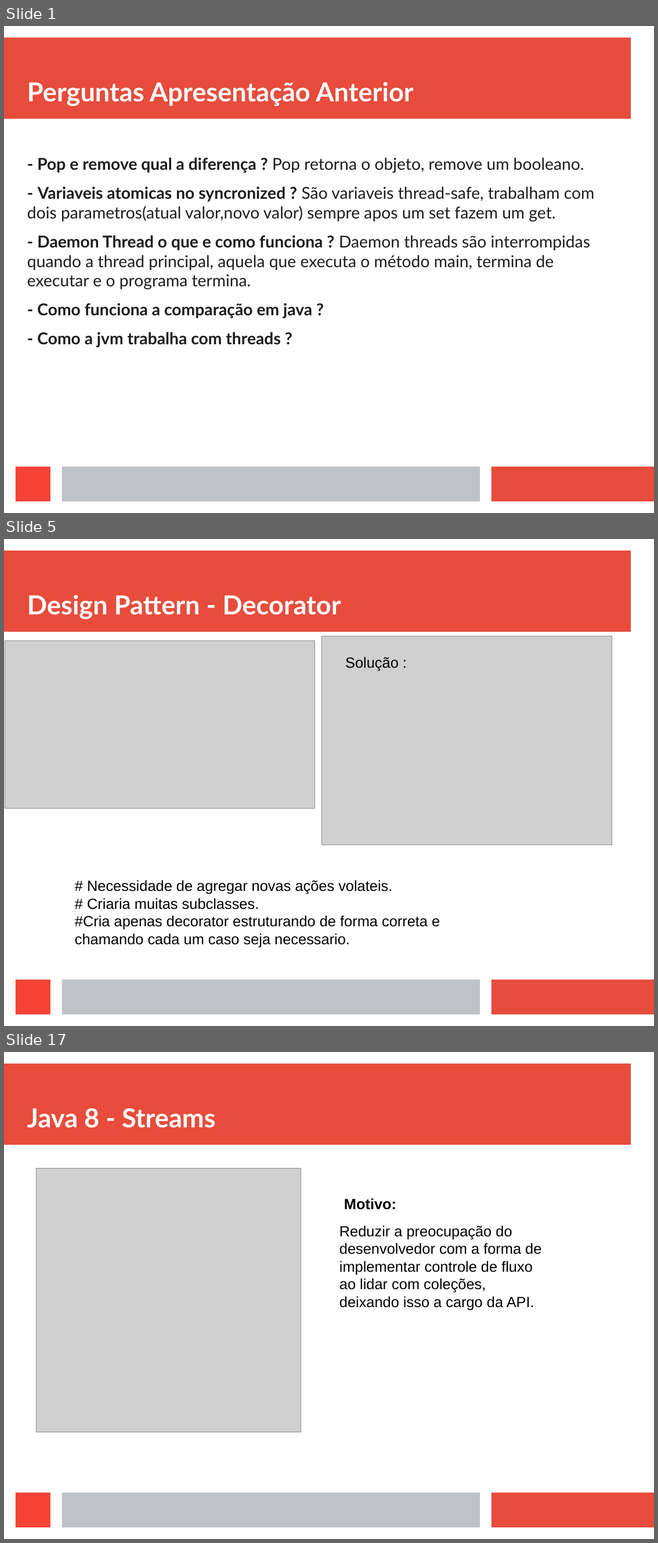
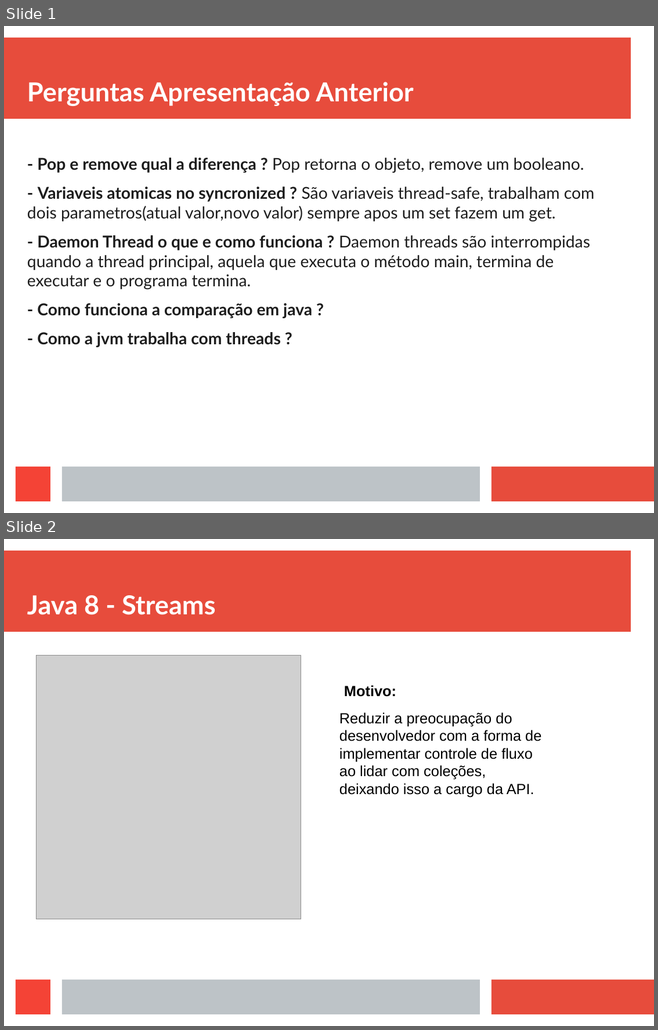
Before and after one commit to viniciusFortti/test, a slide deck: Apresentação/ApresentaçãoTerceiraSemana.odp. Shown one above the other, each under a label of ours: slides 1, 5 and 17 before the commit, slides 1 and 2 after it; the slides between them are not shown. The pictures are 658x1543 and 658x1030 pixels, drawn with LibreOffice and Linux fonts; fonts in the diff are those of the drawing; grey boxes stand for pictures. Boxes give left, top, right and bottom in pixels: in the first picture for what was removed or moved away, otherwise in the second. Text is boxed around its words. In the diff, an @@ line names an element or a change of style, - is before the commit and + after.

```diff
--- a/Apresentação/ApresentaçãoTerceiraSemana.odp
+++ b/Apresentação/ApresentaçãoTerceiraSemana.odp
@@ slide 5 removed at [4, 539, 654, 1026], background #FFFFFF; not listed: 4 template elements that a slide beside it also shows @@
@@ title removed at [27, 595, 341, 619] @@
-Design Pattern - Decorator
@@ picture removed at [5, 641, 315, 808] @@
@@ picture removed at [322, 636, 612, 845] @@
@@ text removed at [345, 657, 398, 671] @@
-Solução :
@@ text removed at [75, 880, 440, 947] @@
-# Necessidade de agregar novas ações volateis.
-# Criaria muitas subclasses.
-#Cria apenas decorator estruturando de forma correta e chamando cada um caso seja necessario.
@@ what was slide 17 is now slide 2 @@
```
Also in this commit, not shown: 9 slides added, 15 other slides removed, 4 other files.
